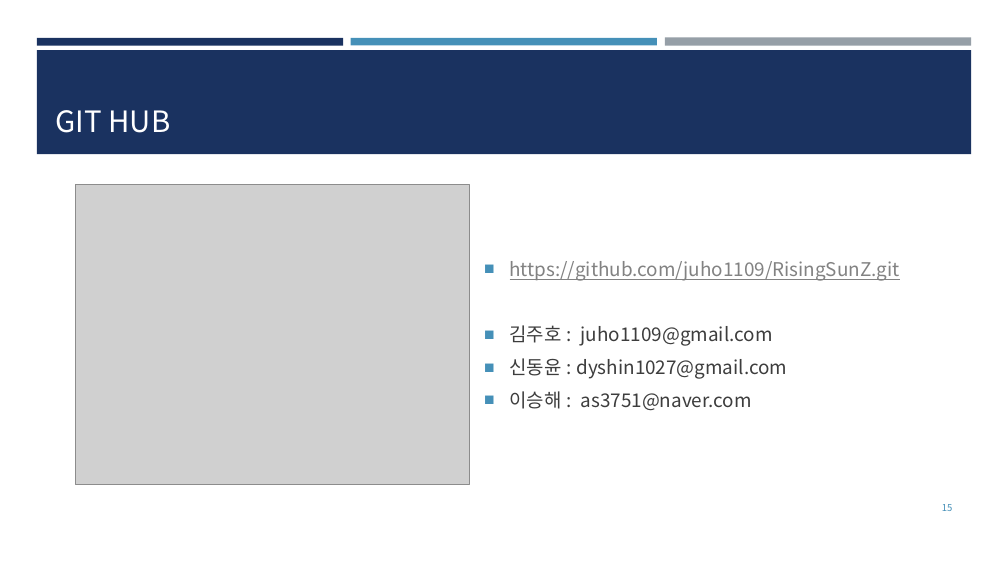
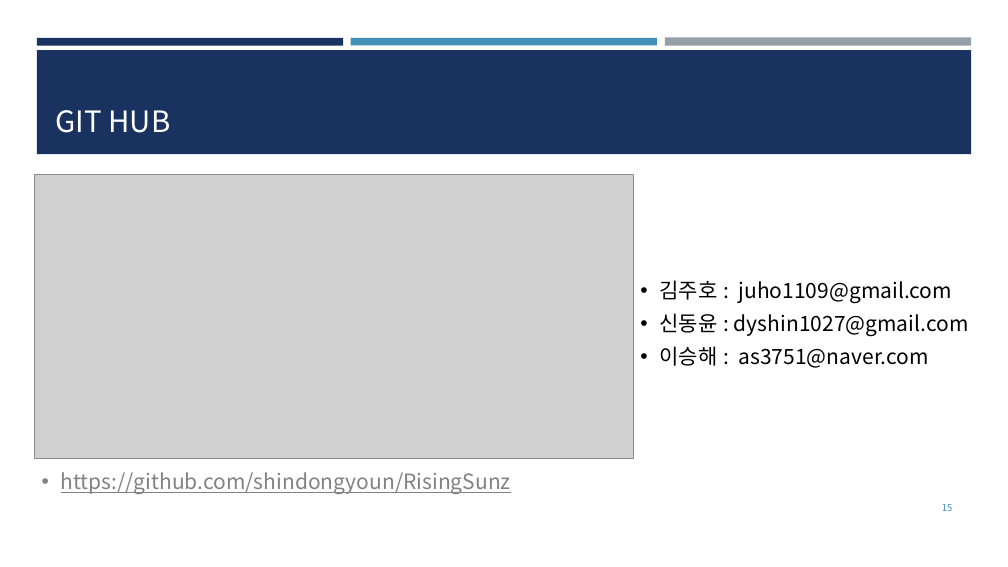
Before and after one commit to dongyounn/RisingSunz, a slide deck: slide 15 of 종합설계 제안서.pptx. Drawn at 1008x567 pixels with LibreOffice and Linux fonts; fonts in the diff are those of the drawing; grey boxes stand for pictures. Boxes give left, top, right and bottom in pixels: in the first picture for what was removed or moved away, otherwise in the second. Text is boxed around its words. In the diff, an @@ line names an element or a change of style, - is before the commit and + after.

```diff
--- a/종합설계 제안서.pptx
+++ b/종합설계 제안서.pptx
@@ picture: place and size @@
-picture at (75,185,469,485)
+picture at (34,175,633,459)
@@ text at (510,261,900,281): paragraph removed @@
-■ https://github.com/juho1109/RisingSunZ.git
@@ text "김주호 : juho1109@gmail.com": place and size @@
-text "김주호 : juho1109@gmail.com" at (510,261,900,411)
+text "김주호 : juho1109@gmail.com" at (659,280,969,368)
@@ text "김주호 : juho1109@gmail.com" at (659,280,969,368): size 18 to 20 pt, text colour #3D3D3D to #000000; bullet ■ to •; line spacing 1 to 0.9; vertical alignment middle to top @@
@@ text added at (61,472,511,494), 20 pt, text #828282, underline @@
+• https://github.com/shindongyoun/RisingSunz
```
Also in this commit, not shown: 6 other slides changed, 1 other file.
